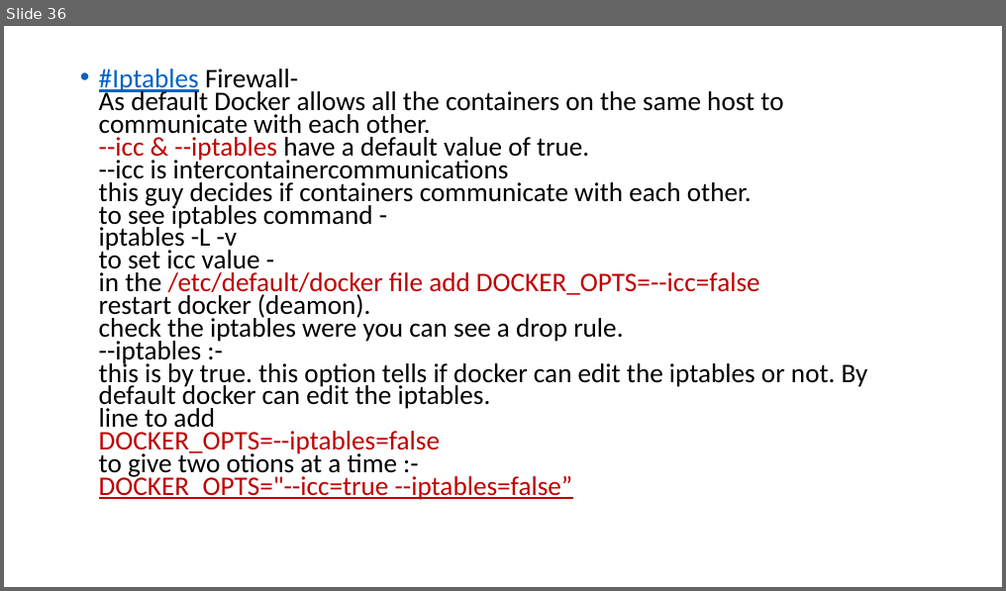
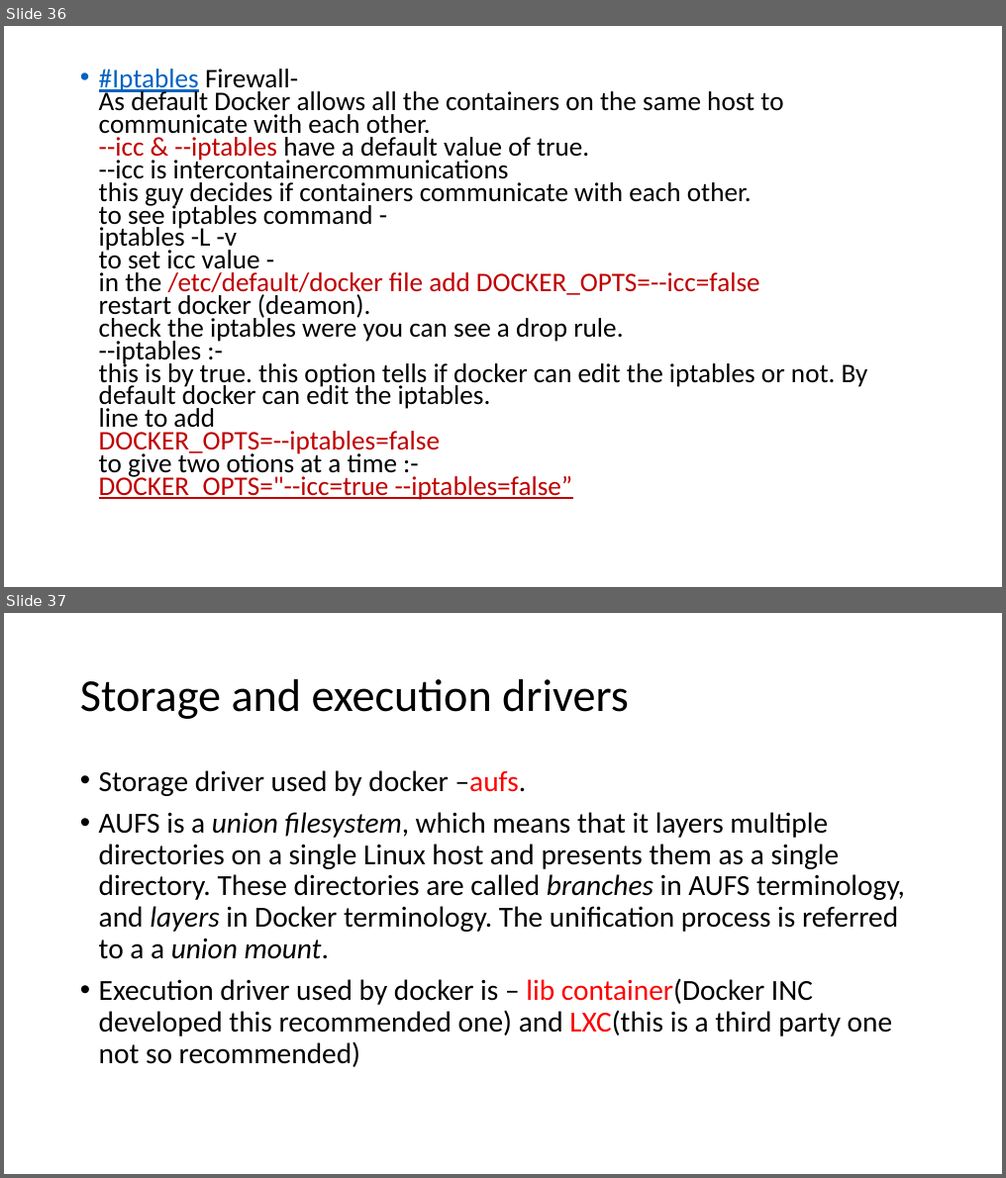
Before and after one commit to Ritesh007/Documents, a slide deck: Docker/Docker.pptx. Shown one above the other, each under a label of ours: slide 36 before the commit, slides 36 and 37 after it. The pictures are 1006x591 and 1006x1178 pixels, drawn with LibreOffice and Linux fonts; fonts in the diff are those of the drawing. Boxes give left, top, right and bottom in pixels: in the first picture for what was removed or moved away, otherwise in the second. Text is boxed around its words. In the diff, an @@ line names an element or a change of style, - is before the commit and + after.

Commit message:
Docker ppt updated with drivers slides.

```diff
--- a/Docker/Docker.pptx
+++ b/Docker/Docker.pptx
@@ slide 37 added at [4,613,1002,1174], background #FFFFFF @@
@@ title added at [80,679,629,719], 44 pt, text #000000 @@
+Storage and execution drivers
@@ text added at [99,770,905,1067], 28 pt, text #000000 @@
+• Storage driver used by docker –aufs.
+• AUFS is a union filesystem, which means that it layers multiple directories on a single Linux host and presents them as a single directory. These directories are called branches in AUFS terminology, and layers in Docker terminology. The unification process is referred to a a union mount.
+• Execution driver used by docker is – lib container(Docker INC developed this recommended one) and LXC(this is a third party one not so recommended)
```
Also in this commit, not shown: 1 slide changed.
